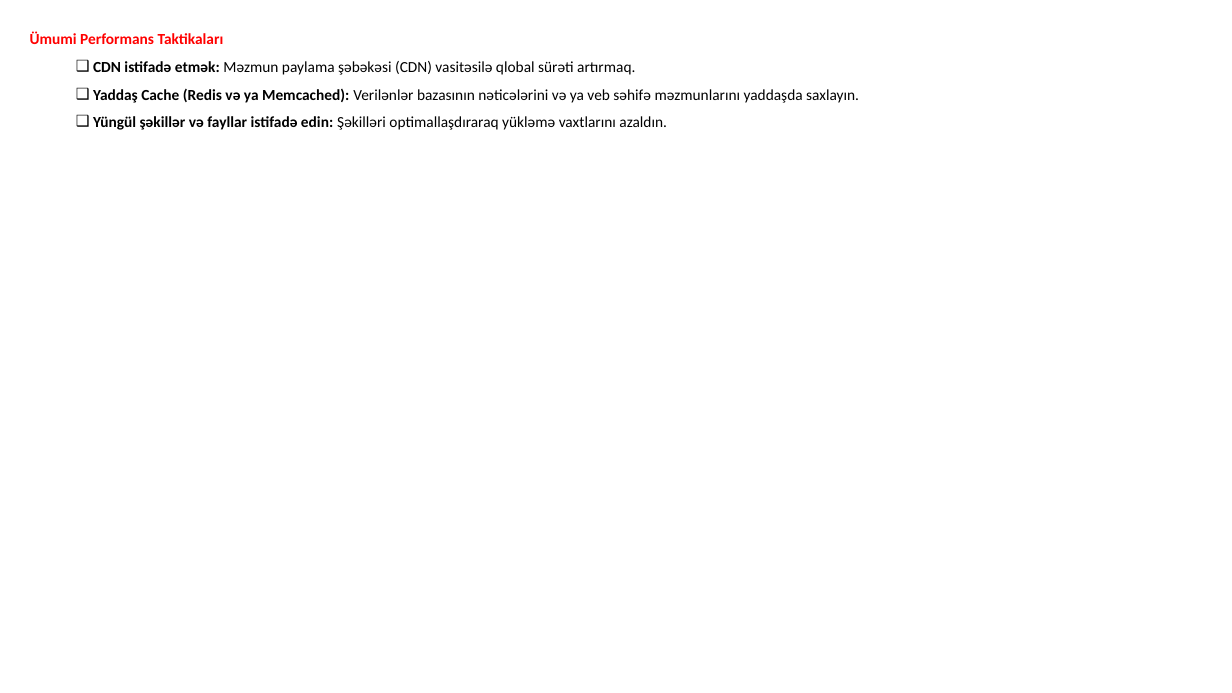
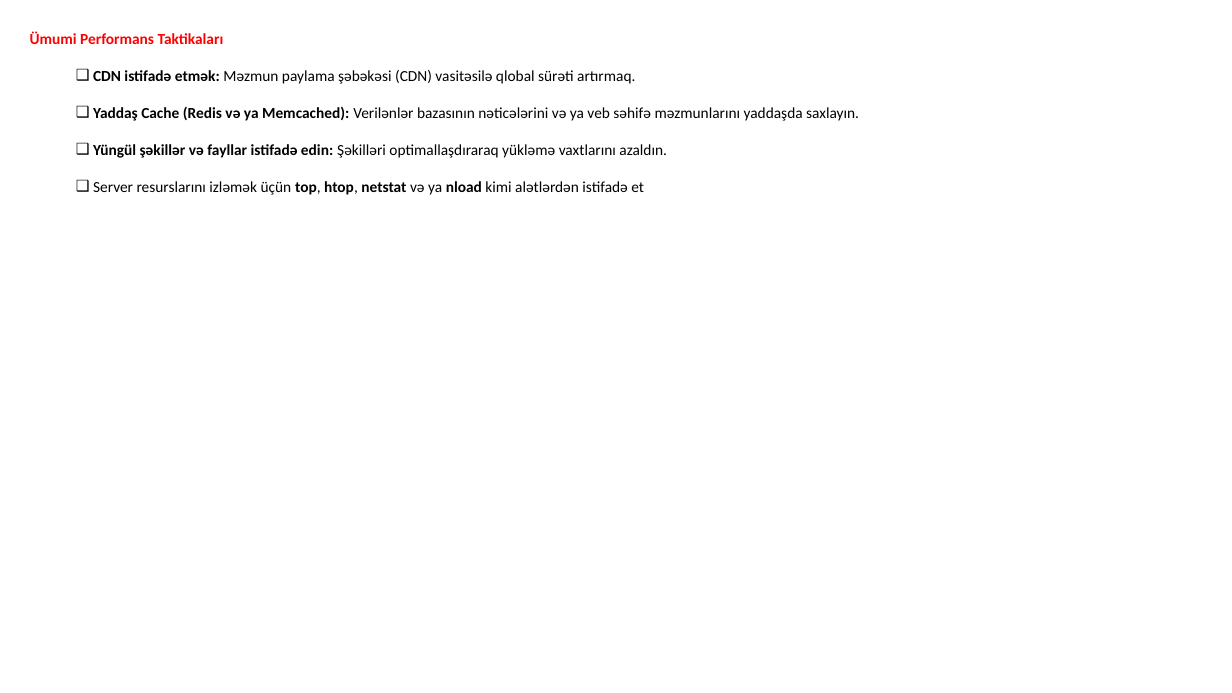
Before and after one commit to codeurient/DevOps, a slide deck: slide 8 of .lessons/Servers/3 LAMP & LNMP/1.pptx. Drawn at 1232x693 pixels with LibreOffice and Linux fonts; fonts in the diff are those of the drawing. Boxes give left, top, right and bottom in pixels: in the first picture for what was removed or moved away, otherwise in the second. Text is boxed around its words. In the diff, an @@ line names an element or a change of style, - is before the commit and + after.

```diff
--- a/.lessons/Servers/3 LAMP & LNMP/1.pptx
+++ b/.lessons/Servers/3 LAMP & LNMP/1.pptx
@@ text at (x1=93, y1=70, x2=859, y2=158): line spacing 1.5 to 2 @@
@@ text at (x1=93, y1=181, x2=644, y2=195): paragraph added @@
+  ❑ Server resurslarını izləmək üçün top, htop, netstat və ya nload kimi alətlərdən istifadə et
```
Also in this commit, not shown: 2 other files.
